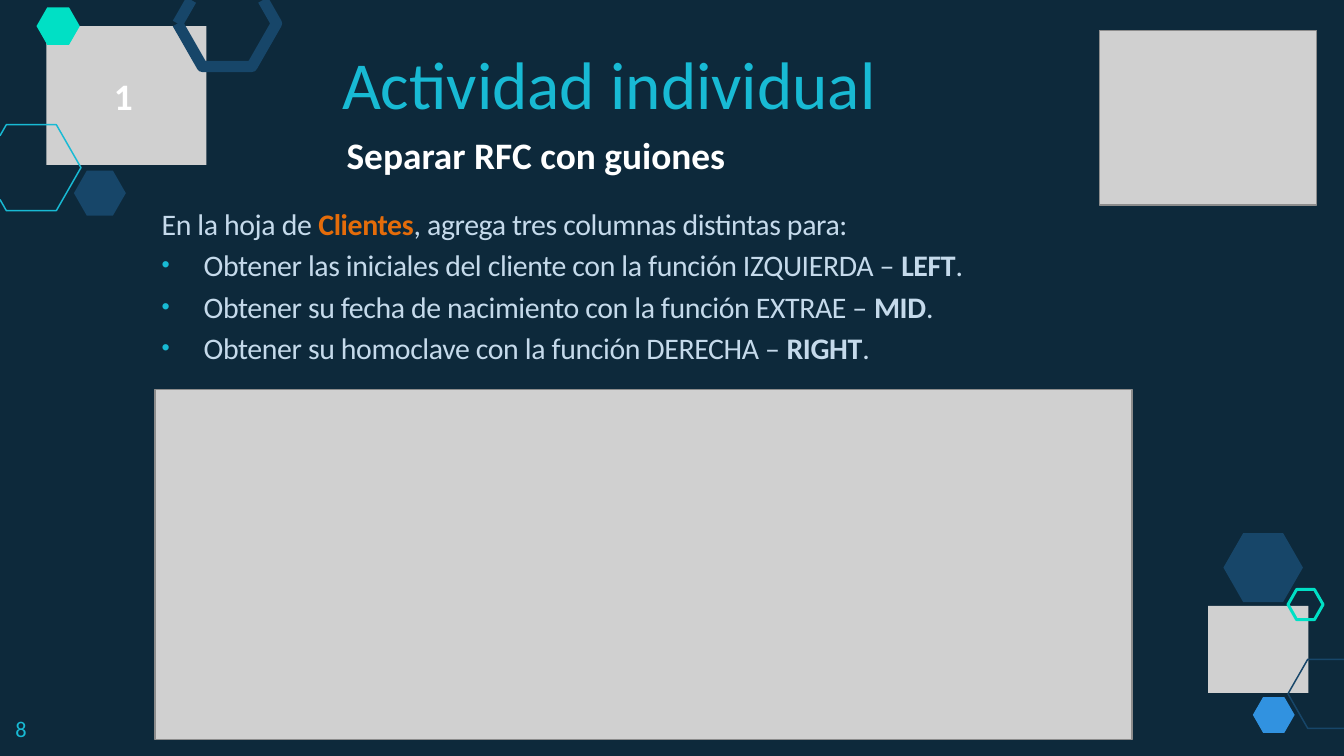
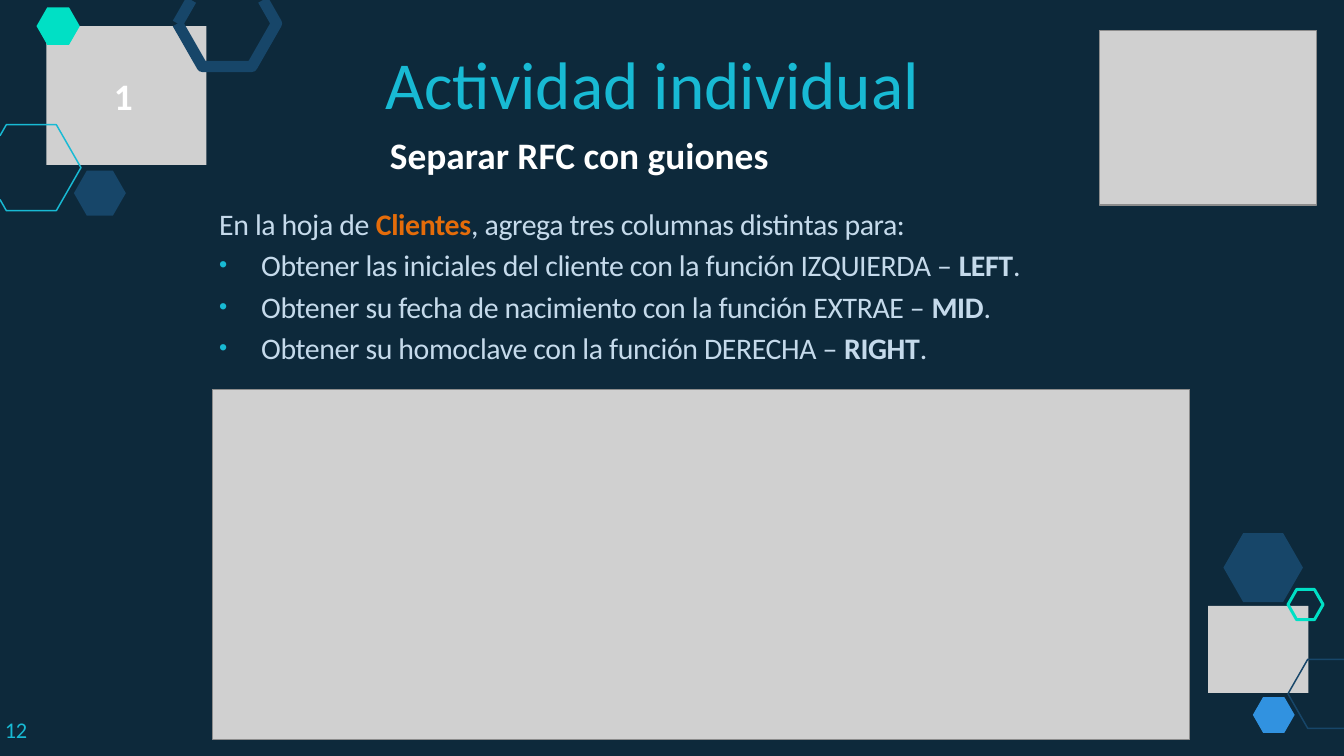
Before and after one commit to lizetheP/PensamientoC, a slide deck: slide 12 of Calendario2019/Presentaciones/Semana5/5_2_PowerPivotF.pptx. Drawn at 1344x756 pixels with LibreOffice and Linux fonts; fonts in the diff are those of the drawing; grey boxes stand for pictures. Boxes give left, top, right and bottom in pixels: in the first picture for what was removed or moved away, otherwise in the second. Text is boxed around its words. In the diff, an @@ line names an element or a change of style, - is before the commit and + after.

```diff
--- a/Calendario2019/Presentaciones/Semana5/5_2_PowerPivotF.pptx
+++ b/Calendario2019/Presentaciones/Semana5/5_2_PowerPivotF.pptx
@@ text "Actividad individual": place and size @@
-text "Actividad individual" at (342, 62, 875, 110)
+text "Actividad individual" at (385, 62, 919, 110)
@@ text "Separar RFC con guiones": place and size @@
-text "Separar RFC con guiones" at (347, 143, 725, 176)
+text "Separar RFC con guiones" at (390, 143, 769, 176)
@@ text "En la hoja de Clientes, ...": place and size @@
-text "En la hoja de Clientes, ..." at (162, 214, 963, 359)
+text "En la hoja de Clientes, ..." at (219, 214, 1021, 359)
@@ picture: place and size @@
-picture at (155, 390, 1132, 739)
+picture at (212, 390, 1189, 739)
@@ text added at (5, 723, 27, 738), 12 pt, text #18BAD4 @@
+12
@@ text removed at (15, 722, 26, 737) @@
-8
```
Also in this commit, not shown: 56 other slides changed, 2 slides removed, 20 other files.
